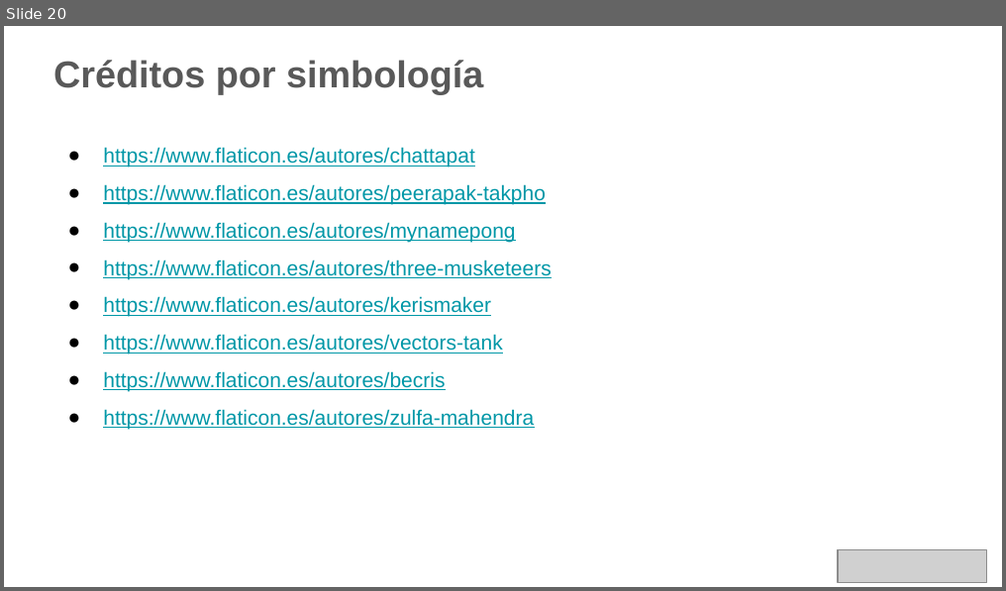
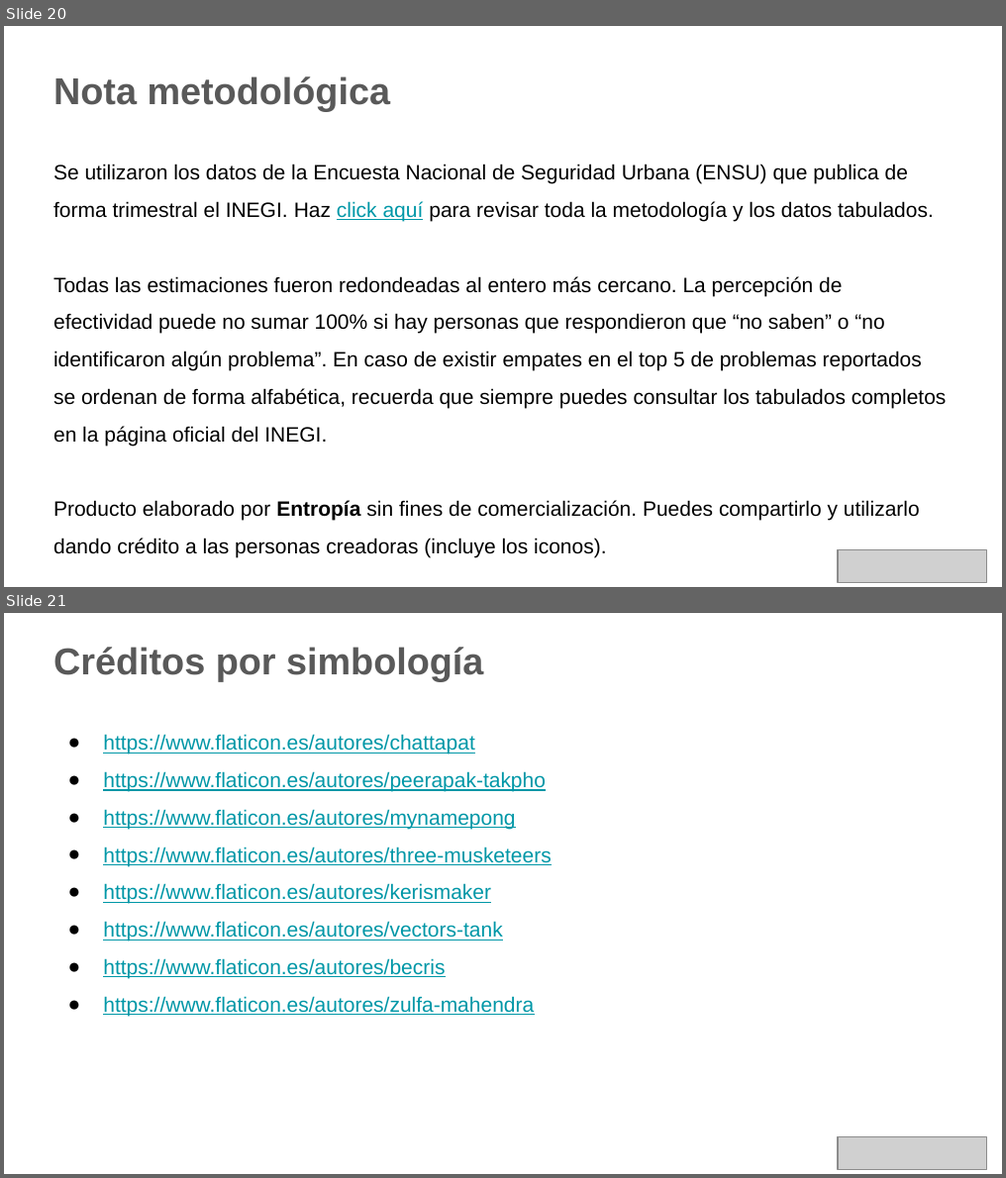
Before and after one commit to IsaiasEntropia/reporte-ensu, a slide deck: auxiliares/plantillas/plantilla-monitoreo-ensu.pptx. Shown one above the other, each under a label of ours: slide 20 before the commit, slides 20 and 21 after it. The pictures are 1006x591 and 1006x1178 pixels, drawn with LibreOffice and Linux fonts; fonts in the diff are those of the drawing; grey boxes stand for pictures. Boxes give left, top, right and bottom in pixels: in the first picture for what was removed or moved away, otherwise in the second. Text is boxed around its words. In the diff, an @@ line names an element or a change of style, - is before the commit and + after.

Commit message:
Se agrega diccionario completo y el periodo se ajusta semiautomáticamente

```diff
--- a/auxiliares/plantillas/plantilla-monitoreo-ensu.pptx
+++ b/auxiliares/plantillas/plantilla-monitoreo-ensu.pptx
@@ slide 20 added at box(4, 26, 1002, 587), background #FFFFFF @@
@@ text added at box(54, 76, 391, 111), 27 pt, text #595959, bold @@
+Nota metodológica
@@ text added at box(54, 164, 946, 558), 15 pt, text #000000 @@
+Se utilizaron los datos de la Encuesta Nacional de Seguridad Urbana (ENSU) que publica de
+forma trimestral el INEGI. Haz click aquí para revisar toda la metodología y los datos tabulados.
+Todas las estimaciones fueron redondeadas al entero más cercano. La percepción de efectividad puede no sumar 100% si hay personas que respondieron que “no saben” o “no identificaron algún problema”. En caso de existir empates en el top 5 de problemas reportados se ordenan de forma alfabética, recuerda que siempre puedes consultar los tabulados completos en la página oficial del INEGI.
+Producto elaborado por Entropía sin fines de comercialización. Puedes compartirlo y utilizarlo dando crédito a las personas creadoras (incluye los iconos).
@@ picture added at box(838, 550, 986, 582) @@
@@ what was slide 20 is now slide 21 @@
```
Also in this commit, not shown: 19 slides changed, 4 other files.
